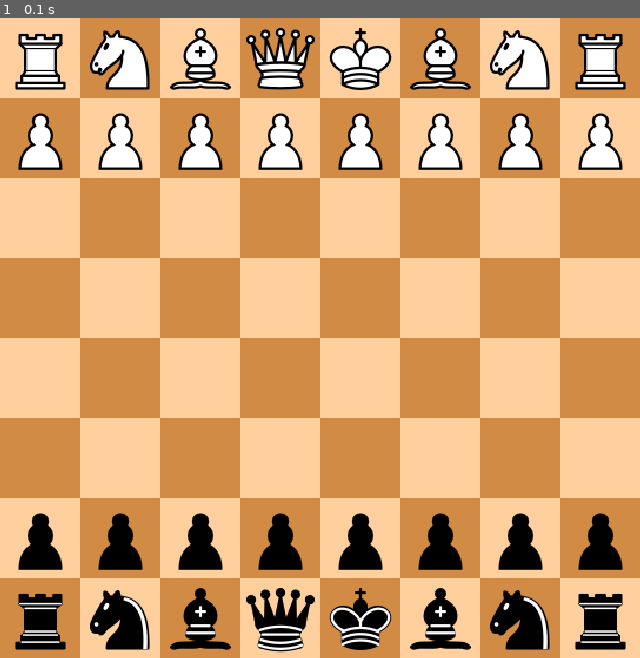
Above: before the commit, frame 1.
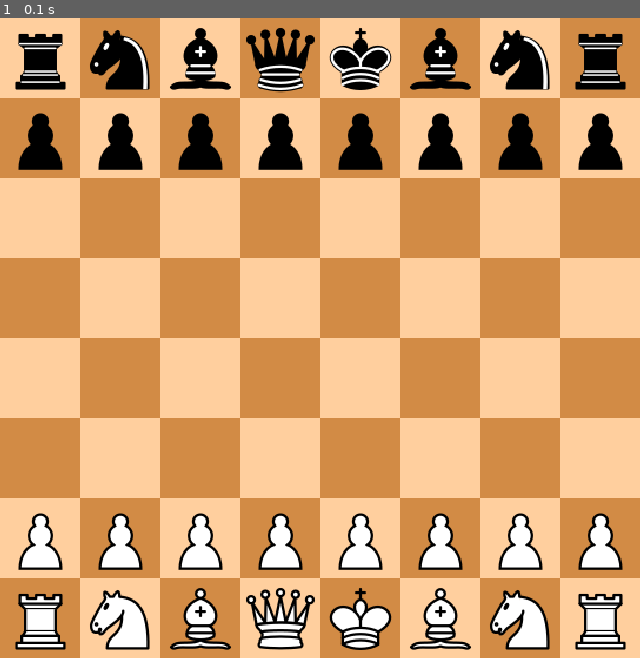
Above: after the commit, the same moment.

Repository: l-huisman/Big-Data-and-AI
Game: pygame game, started from chess/main.py
Two runs of this game, one before a commit and one after it. Both use one fixed random seed, a clock stepped at 60 frames per second and the inputs below.
Inputs:
- Up to frame 1 (0.1 s): no input

The runs differ from the first frame. In frame 1, 11% of the frame differs, in the area x 2-98%, y 1-100%.

Commit message:
Reversed board

Diff:
--- a/chess/board.py
+++ b/chess/board.py
@@ -15,34 +15,34 @@
 
     def __initialize_board(self):
         for i in range(8):
-            self.board[i][1] = Pawn(self, Color.WHITE, i, 1)
-            self.board[i][6] = Pawn(self, Color.BLACK, i, 6)
+            self.board[i][1] = Pawn(self, Color.BLACK, i, 1)
+            self.board[i][6] = Pawn(self, Color.WHITE, i, 6)
 
         # Rooks
-        self.board[0][0] = Rook(self, Color.WHITE, 0, 0)
-        self.board[7][0] = Rook(self, Color.WHITE, 7, 0)
-        self.board[0][7] = Rook(self, Color.BLACK, 0, 7)
-        self.board[7][7] = Rook(self, Color.BLACK, 7, 7)
+        self.board[0][0] = Rook(self, Color.BLACK, 0, 0)
+        self.board[7][0] = Rook(self, Color.BLACK, 7, 0)
+        self.board[0][7] = Rook(self, Color.WHITE, 0, 7)
+        self.board[7][7] = Rook(self, Color.WHITE, 7, 7)
 
         # Knights
-        self.board[1][0] = Knight(self, Color.WHITE, 1, 0)
-        self.board[6][0] = Knight(self, Color.WHITE, 6, 0)
-        self.board[1][7] = Knight(self, Color.BLACK, 1, 7)
-        self.board[6][7] = Knight(self, Color.BLACK, 6, 7)
+        self.board[1][0] = Knight(self, Color.BLACK, 1, 0)
+        self.board[6][0] = Knight(self, Color.BLACK, 6, 0)
+        self.board[1][7] = Knight(self, Color.WHITE, 1, 7)
+        self.board[6][7] = Knight(self, Color.WHITE, 6, 7)
 
         # Bishops
-        self.board[2][0] = Bishop(self, Color.WHITE, 2, 0)
-        self.board[5][0] = Bishop(self, Color.WHITE, 5, 0)
-        self.board[2][7] = Bishop(self, Color.BLACK, 2, 7)
-        self.board[5][7] = Bishop(self, Color.BLACK, 5, 7)
+        self.board[2][0] = Bishop(self, Color.BLACK, 2, 0)
+        self.board[5][0] = Bishop(self, Color.BLACK, 5, 0)
+        self.board[2][7] = Bishop(self, Color.WHITE, 2, 7)
+        self.board[5][7] = Bishop(self, Color.WHITE, 5, 7)
 
         # Queens
-        self.board[3][0] = Queen(self, Color.WHITE, 3, 0)
-        self.board[3][7] = Queen(self, Color.BLACK, 3, 7)
+        self.board[3][0] = Queen(self, Color.BLACK, 3, 0)
+        self.board[3][7] = Queen(self, Color.WHITE, 3, 7)
 
         # Kings
-        self.board[4][0] = King(self, Color.WHITE, 4, 0)
-        self.board[4][7] = King(self, Color.BLACK, 4, 7)
+        self.board[4][0] = King(self, Color.BLACK, 4, 0)
+        self.board[4][7] = King(self, Color.WHITE, 4, 7)
 
     def get_piece_at_position(self, x_position: int, y_position: int) -> Piece|None:
         return self.board[x_position][y_position]
